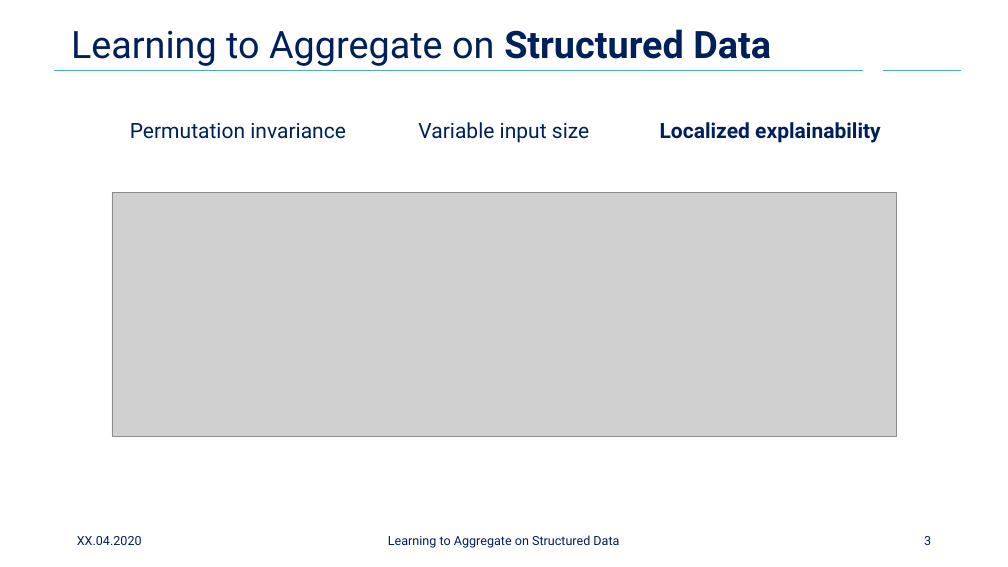
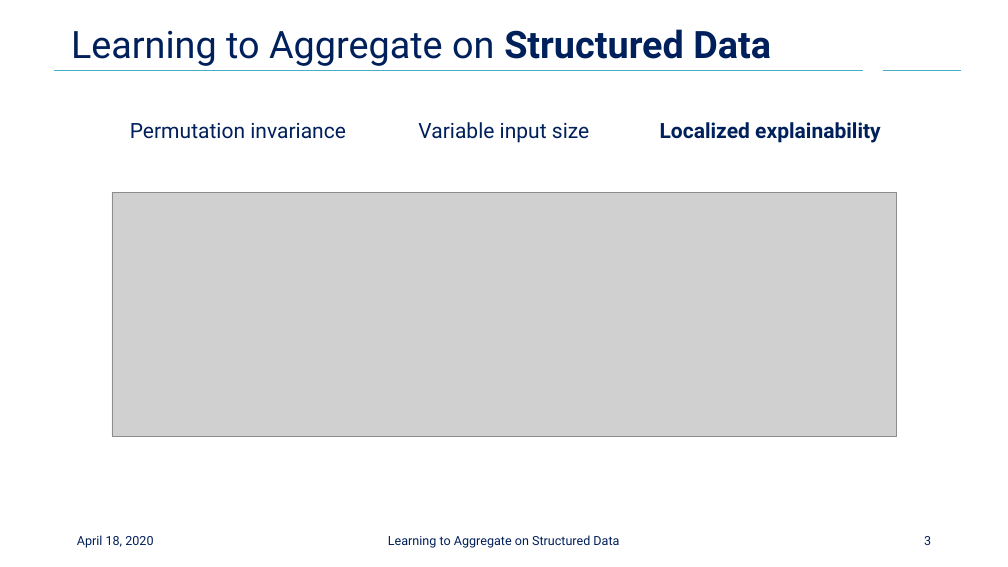
Before and after one commit to Cortys/master-thesis, a slide deck: slide 3 of presentation/final/final_presentation.pptx. Drawn at 1008x567 pixels with LibreOffice and Linux fonts; fonts in the diff are those of the drawing; grey boxes stand for pictures; background and template pictures are left out. Boxes give left, top, right and bottom in pixels: in the first picture for what was removed or moved away, otherwise in the second. Text is boxed around its words. In the diff, an @@ line names an element or a change of style, - is before the commit and + after.

```diff
--- a/presentation/final/final_presentation.pptx
+++ b/presentation/final/final_presentation.pptx
@@ text at bbox=[77, 535, 153, 548]: text changed @@
-XX.04.2020
+April 18, 2020
```
Also in this commit, not shown: 5 other slides changed, 5 slides added, 9 other files.
